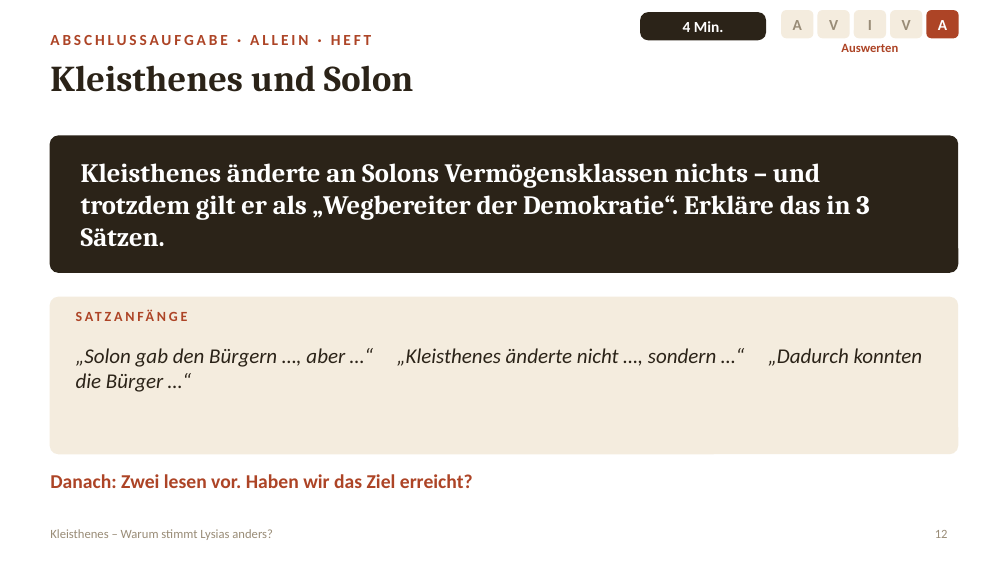
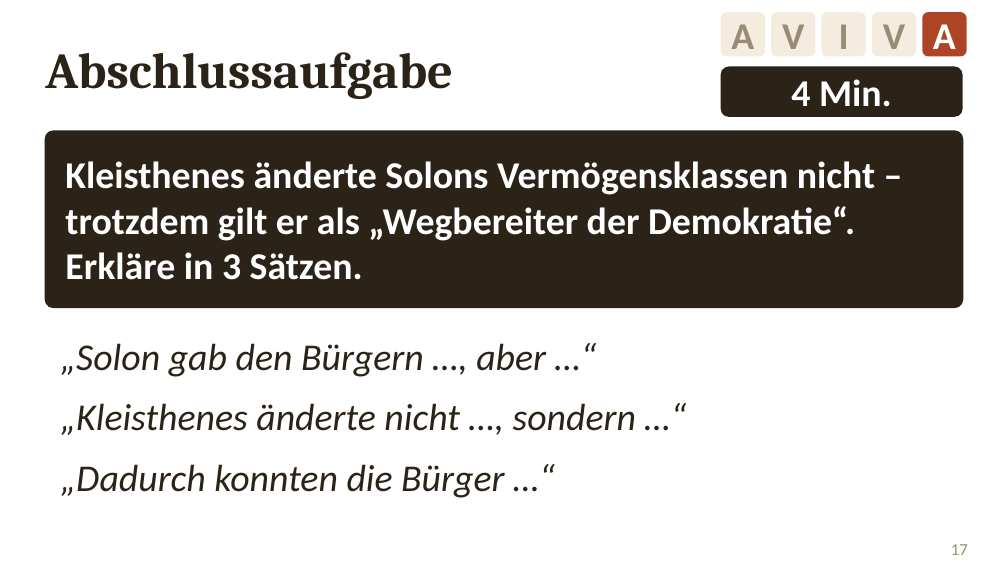
Before and after one commit to golzkonstantin-gif/Schule, a slide deck: slide 17 of Geschichte_11/Stunde_Kleisthenes/Folien_Kleisthenes.pptx (slide 12 before the commit). Drawn at 1008x567 pixels with LibreOffice and Linux fonts; fonts in the diff are those of the drawing. Boxes give left, top, right and bottom in pixels: in the first picture for what was removed or moved away, otherwise in the second. Text is boxed around its words. In the diff, an @@ line names an element or a change of style, - is before the commit and + after.

```diff
--- a/Geschichte_11/Stunde_Kleisthenes/Folien_Kleisthenes.pptx
+++ b/Geschichte_11/Stunde_Kleisthenes/Folien_Kleisthenes.pptx
@@ text "Abschlussaufgabe" at (x1=45, y1=52, x2=453, y2=99): vertical alignment top to middle @@
@@ rounded rectangle "A" resized from (x1=781, y1=10, x2=813, y2=38) to (x1=721, y1=12, x2=765, y2=56) @@
@@ rounded rectangle "V" resized from (x1=817, y1=10, x2=850, y2=38) to (x1=771, y1=12, x2=815, y2=56) @@
@@ rounded rectangle "I" resized from (x1=854, y1=10, x2=886, y2=38) to (x1=822, y1=12, x2=866, y2=56) @@
@@ rounded rectangle "V" resized from (x1=890, y1=10, x2=922, y2=38) to (x1=872, y1=12, x2=916, y2=56) @@
@@ rounded rectangle "A" resized from (x1=926, y1=10, x2=959, y2=38) to (x1=922, y1=12, x2=967, y2=56) @@
@@ text at (x1=45, y1=52, x2=453, y2=99): text changed; size 11 to 36 pt; font Calibri to Cambria; text colour #AD4426 to #2B2318 @@
-ABSCHLUSSAUFGABE · ALLEIN · HEFT
+Abschlussaufgabe
@@ text removed at (x1=841, y1=44, x2=898, y2=52) @@
-Auswerten
@@ text removed at (x1=50, y1=65, x2=413, y2=92) @@
-Kleisthenes und Solon
@@ size 11 to 27 pt; proportions changed in 6 elements at (x1=922, y1=12, x2=967, y2=56), (x1=872, y1=12, x2=916, y2=56), (x1=822, y1=12, x2=866, y2=56), (x1=771, y1=12, x2=815, y2=56), (x1=721, y1=12, x2=765, y2=56), (x1=721, y1=67, x2=963, y2=117) @@
@@ rounded rectangle "4 Min." resized from (x1=640, y1=12, x2=766, y2=40) to (x1=721, y1=67, x2=963, y2=117) @@
@@ rounded rectangle resized from (x1=50, y1=136, x2=958, y2=272) to (x1=45, y1=131, x2=963, y2=307) @@
@@ rounded rectangle at (x1=45, y1=131, x2=963, y2=307): proportions changed @@
@@ text at (x1=65, y1=161, x2=875, y2=280): text changed; size 19 to 27 pt; font Cambria to Calibri @@
-Kleisthenes änderte an Solons Vermögensklassen nichts – und trotzdem gilt er als „Wegbereiter der Demokratie“. Erkläre das in 3 Sätzen.
+Kleisthenes änderte Solons Vermögensklassen nicht – trotzdem gilt er als „Wegbereiter der Demokratie“. Erkläre in 3 Sätzen.
@@ rounded rectangle removed at (x1=50, y1=297, x2=958, y2=454) @@
@@ text "„Solon gab den Bürgern …, ..." at (x1=60, y1=343, x2=546, y2=377): vertical alignment top to middle @@
@@ text removed at (x1=76, y1=307, x2=479, y2=333) @@
-SATZANFÄNGE
@@ text at (x1=60, y1=343, x2=546, y2=377): text changed; size 15 to 27 pt @@
-„Solon gab den Bürgern …, aber …“ „Kleisthenes änderte nicht …, sondern …“ „Dadurch konnten die Bürger …“
+„Solon gab den Bürgern …, aber …“
@@ text added at (x1=60, y1=403, x2=636, y2=435), 27 pt, text #2B2318, italic @@
+„Kleisthenes änderte nicht …, sondern …“
@@ text removed at (x1=50, y1=474, x2=473, y2=488) @@
-Danach: Zwei lesen vor. Haben wir das Ziel erreicht?
@@ text added at (x1=60, y1=464, x2=504, y2=498), 27 pt, text #2B2318, italic @@
+„Dadurch konnten die Bürger …“
@@ text removed at (x1=50, y1=529, x2=273, y2=540) @@
-Kleisthenes – Warum stimmt Lysias anders?
@@ page number removed at (x1=935, y1=530, x2=948, y2=538) @@
-12
@@ page number added at (x1=951, y1=544, x2=968, y2=555), 12 pt, text #998C77 @@
+17
```
Also in this commit, not shown: 7 other slides changed, 11 slides added, 5 slides removed, 6 other files.
